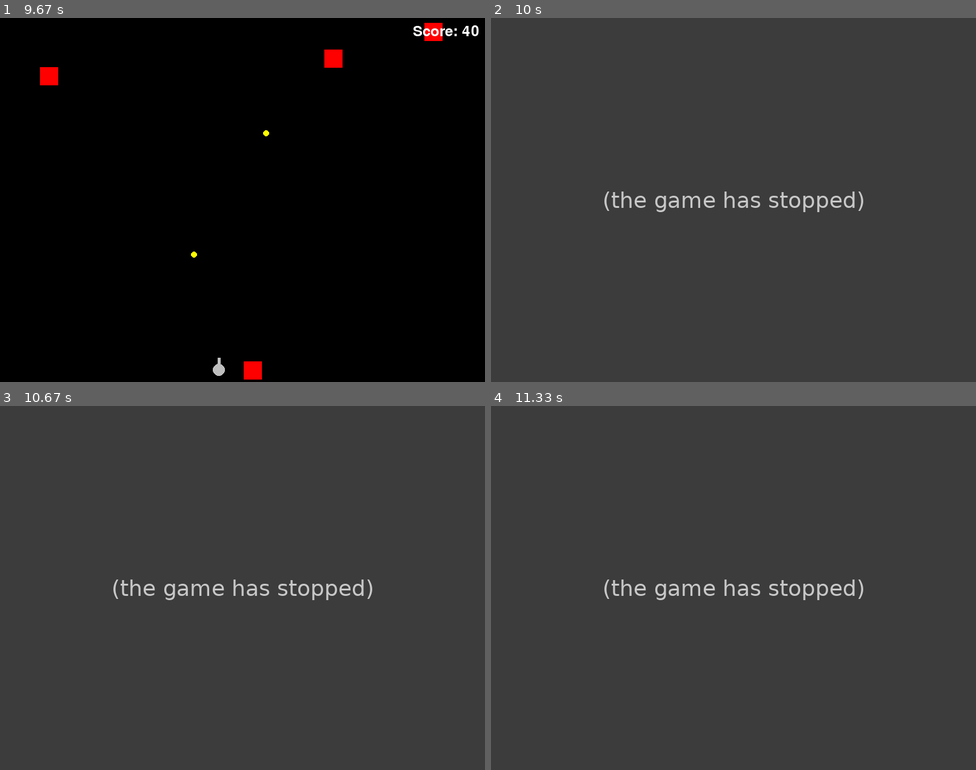
Above: before the commit, frames 1-4 (two rows, left to right).
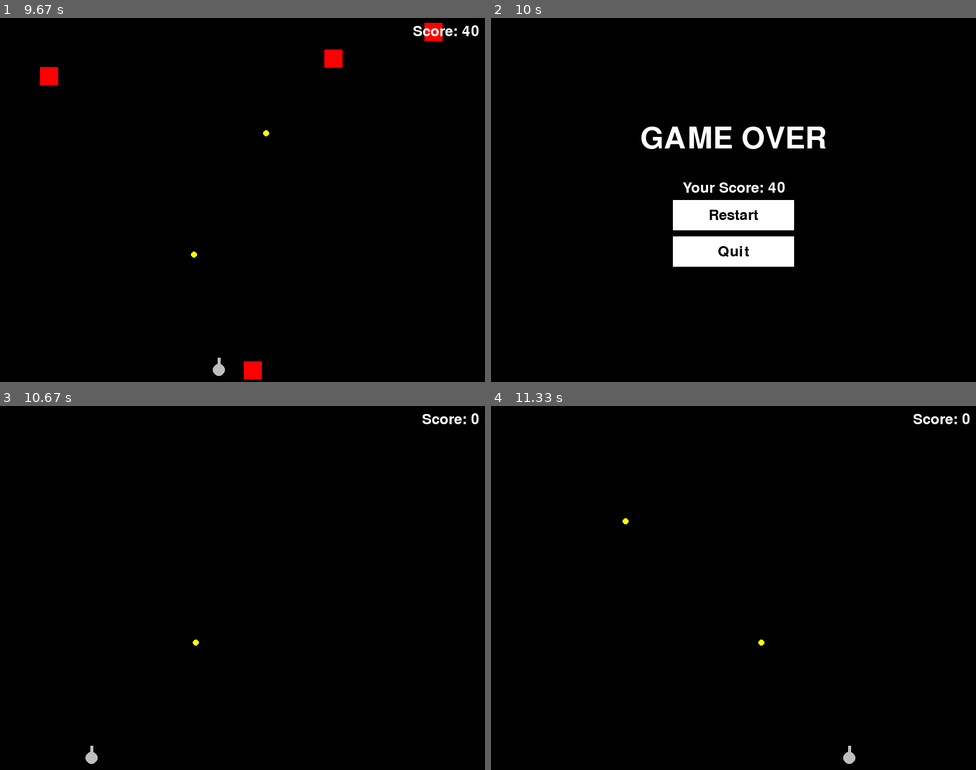
Above: after the commit, the same moments.

Repository: mirinbrah/pygame_minigame
Game: pygame game, started from main.py
Two runs of this game, one before a commit and one after it. Both use one fixed random seed, a clock stepped at 60 frames per second and the inputs below.
Inputs (mouse positions are in pixels of both pictures, inside the frame that each line leads up to):
- Up to frame 1 (9.67 s): click (242, 200) at 0.38 s; click (329, 98) at 0.72 s; click (63, 138) at 1.05 s; click (407, 280) at 1.38 s; click (194, 178) at 1.72 s; click (261, 269) at 2.05 s; click (150, 189) at 2.38 s; click (130, 163) at 2.72 s; click (72, 101) at 3.05 s; click (383, 283) at 3.38 s; click (281, 261) at 3.72 s; click (184, 141) at 4.05 s; click (261, 210) at 4.38 s; click (101, 145) at 4.72 s; click (58, 152) at 5.05 s; click (67, 200) at 5.38 s; click (276, 159) at 5.72 s; click (87, 272) at 6.05 s; click (179, 141) at 6.38 s; click (169, 170) at 6.72 s; click (72, 207) at 7.05 s; click (58, 130) at 7.38 s; click (135, 258) at 7.72 s; click (286, 294) at 8.05 s; click (169, 327) at 8.38 s; click (320, 301) at 8.72 s; click (164, 272) at 9.05 s; click (223, 61) at 9.38 s
- Up to frame 2 (10 s): click (864, 178) at 9.72 s
- Up to frame 3 (10.67 s): click "Restart" at 10.05 s; click (67, 675) at 10.38 s
- Up to frame 4 (11.33 s): click (743, 679) at 10.72 s; click (869, 489) at 11.05 s

Frame 1 is identical in both runs. In frame 2, 100% of the frame differs, in the area x 0-100%, y 0-100%; in frame 3, 100%; in frame 4, 100%.
Before the commit the program exited at 9.7 s; later frames show no game.

Commit message:
Loss screen and clear game loop

Diff:
--- a/game.py
+++ b/game.py
@@ -3,6 +3,7 @@
 from bullet import Bullet
 from settings import *
 from target import Target
+
 
 class Game:
     def __init__(self):
@@ -20,7 +21,18 @@
         self.last_target_spawn = pygame.time.get_ticks()
 
         self.score = 0
-        self.font = pygame.font.Font(None, 36)
+        self.font = pygame.font.Font(FONT_NAME, FONT_SIZE_NORMAL)
+        self.font_large = pygame.font.Font(FONT_NAME, FONT_SIZE_LARGE)
+
+        self.game_state = 'playing'
+
+    def reset_game(self):
+        self.score = 0
+        self.game_state = 'playing'
+        self.targets.empty()
+        self.bullets.empty()
+        self.cannon.rect.centerx = self.cannon.screen_rect.centerx
+        self.last_target_spawn = pygame.time.get_ticks()
 
     def spawn_targets(self):
         current_time = pygame.time.get_ticks()
@@ -29,7 +41,31 @@
             new_target = Target(self.window, WIDTH)
             self.targets.add(new_target)
 
-    def handle_events(self):
+    def check_collisions(self):
+        hits = pygame.sprite.groupcollide(self.bullets, self.targets, True, True)
+        if hits:
+            for hit_targets in hits.values():
+                self.score += len(hit_targets) * 10
+
+        if pygame.sprite.spritecollide(self.cannon, self.targets, False):
+            self.game_state = 'game_over'
+
+    def update_game_state(self):
+        mouse_x, _ = pygame.mouse.get_pos()
+        self.cannon.update(mouse_x)
+        self.bullets.update()
+        self.targets.update()
+        self.check_collisions()
+
+    def run(self):
+        while self.play:
+            if self.game_state == 'playing':
+                self.run_playing_state()
+            elif self.game_state == 'game_over':
+                self.run_gameover_state()
+        pygame.quit()
+
+    def run_playing_state(self):
         for event in pygame.event.get():
             if event.type == pygame.QUIT:
                 self.play = False
@@ -38,41 +74,51 @@
                     new_bullet = Bullet(self.window, self.cannon.rect.centerx, self.cannon.rect.top, speed=10)
                     self.bullets.add(new_bullet)
 
-    def update_game_state(self):
-        mouse_x, _ = pygame.mouse.get_pos()
-        self.cannon.update(mouse_x)
-        self.bullets.update()
-        self.targets.update()
-        self.check_collisions()
+        self.spawn_targets()
+        self.update_game_state()
 
-    def draw_score(self):
+        self.window.fill(BLACK)
+        self.cannon.draw()
+        self.bullets.draw(self.window)
+        self.targets.draw(self.window)
+
         score_text = f"Score: {self.score}"
         text_surface = self.font.render(score_text, True, WHITE)
         text_rect = text_surface.get_rect(topright=(WIDTH - 10, 10))
         self.window.blit(text_surface, text_rect)
 
-    def draw_elements(self):
-        self.window.fill(BLACK)
-        self.cannon.draw()
-        self.bullets.draw(self.window)
-        self.targets.draw(self.window)
-        self.draw_score()
         pygame.display.update()
         self.clock.tick(FPS)
 
-    def run(self):
-        while self.play:
-            self.handle_events()
-            self.spawn_targets()
-            self.update_game_state()
-            self.draw_elements()
-        pygame.quit()
+    def run_gameover_state(self):
+        self.window.fill(BLACK)
 
-    def check_collisions(self):
-        hits = pygame.sprite.groupcollide(self.bullets, self.targets, True, True)
-        if hits:
-            for hit_targets in hits.values():
-                self.score += len(hit_targets) * 10
+        game_over_text = self.font_large.render("GAME OVER", True, WHITE)
+        score_text = self.font.render(f"Your Score: {self.score}", True, WHITE)
+        restart_text = self.font.render("Restart", True, BLACK)
+        quit_text = self.font.render("Quit", True, BLACK)
 
-        if pygame.sprite.spritecollide(self.cannon, self.targets, False):
-            self.play = False
+        restart_button_rect = pygame.Rect(WIDTH // 2 - 100, HEIGHT // 2, 200, 50)
+        quit_button_rect = pygame.Rect(WIDTH // 2 - 100, HEIGHT // 2 + 60, 200, 50)
+
+        pygame.draw.rect(self.window, WHITE, restart_button_rect)
+        pygame.draw.rect(self.window, WHITE, quit_button_rect)
+
+        self.window.blit(game_over_text, game_over_text.get_rect(centerx=WIDTH // 2, centery=HEIGHT // 3))
+        self.window.blit(score_text, score_text.get_rect(centerx=WIDTH // 2, centery=HEIGHT // 3 + 80))
+        self.window.blit(restart_text, restart_text.get_rect(center=restart_button_rect.center))
+        self.window.blit(quit_text, quit_text.get_rect(center=quit_button_rect.center))
+
+        pygame.display.update()
+        self.clock.tick(FPS)
+
+        for event in pygame.event.get():
+            if event.type == pygame.QUIT:
+                self.play = False
+            if event.type == pygame.MOUSEBUTTONDOWN:
+                if event.button == 1:
+                    mouse_pos = pygame.mouse.get_pos()
+                    if restart_button_rect.collidepoint(mouse_pos):
+                        self.reset_game()
+                    if quit_button_rect.collidepoint(mouse_pos):
+                        self.play = False
--- a/settings.py
+++ b/settings.py
@@ -4,3 +4,7 @@
 BLACK = (0, 0, 0)
 WHITE = (255, 255, 255)
 TITLE = ""
+
+FONT_NAME = None
+FONT_SIZE_NORMAL = 36
+FONT_SIZE_LARGE = 74
Not shown, changed: .gitignore
